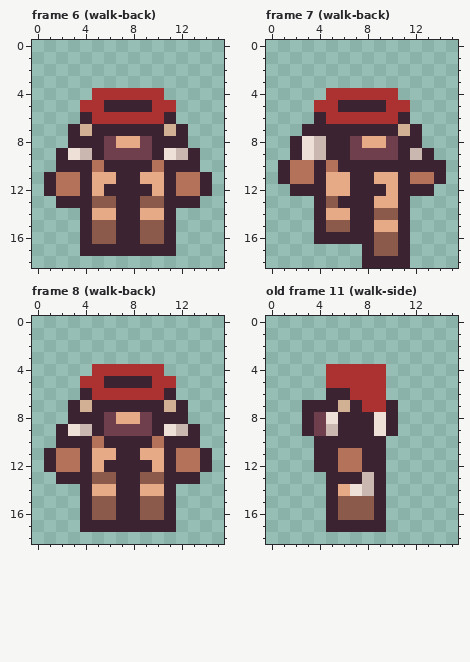
Pixel-art file: Assets/Sprites/Player/Body/player-masculine-frontv3.aseprite. Above, as it was before the edit.
16x19 pixels, 15 frames. Shown: frame 6 (walk-back), frame 7 (walk-back), frame 8 (walk-back), old frame 11 (walk-side). The commit also changed other frames, which this record leaves out.
Now the later version:
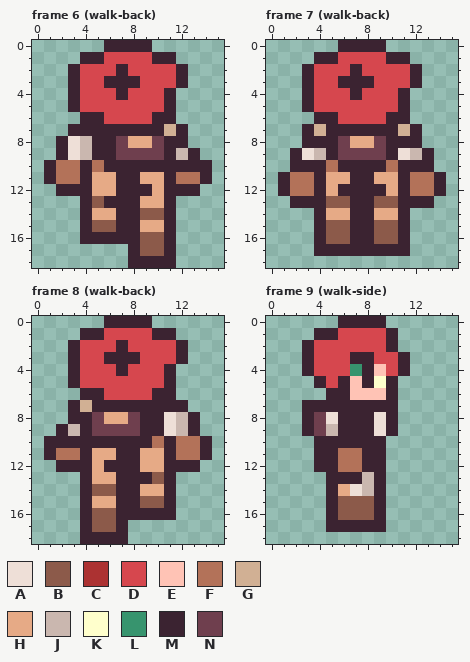
Palette (. is transparent): A #eedfd7  B #8c5a4a  C #ac3232  D #d6474e  E #ffc3b5  F #b37259  G #d1b094  H #e6aa86  J #cab7af  K #ffffcc  L #37946e  M #3b2331  N #6f3f4e
A new or re-ordered frame is compared with the old frame closest to it.
Author's note on the commit: player can change animations properly
From old to new:
layer "Layer 3" now shown
frames re-ordered
Changed rows in their new state; - is an unchanged pixel.
Frame 6 (walk-back), layers "Layer 3", "Layer 1":
first column x 1:
 0 -----MMMM-----
 1 ---MMDDDDMM---
 2 --MDDDMDDDDM--
 3 --MDDMMMDDDM--
 4 --MDDDMDDDM---
 5 --MDDDDDDDM---
 6 ----MDDDDM----
 7 ---M----------
 8 -MAJ-MN-HN----
 9 -----M---NM---
10 MFF------M---M
12 .MM--H-----MM.
13 -..--M--HH-..-
14 --------BB----
15 --------HH----
16 ----MM--------
17 ---....-BB----
18 -------MMMM---
Frame 7 (walk-back), layers "Layer 3", "Layer 1":
first column x 1:
 0 -----MMMM-----
 1 ---MMDDDDMM---
 2 --MDDDMDDDDM--
 3 --MDDMMMDDDM--
 4 --MDDDMDDDM---
 5 --MDDDDDDDM---
 6 ----MDDDDM----
 7 ---G----------
 8 -.MM-NH-NM----
 9 -----N---MA---
10 .MM------F---.
12 MFF--M-----FFM
13 -MM--B--BB-MM-
14 --------HH----
15 --------BB----
16 ----BB--------
17 ---MMMM-MM----
18 -------....---
Frame 8 (walk-back), layers "Layer 3", "Layer 1":
first column x 1:
 0 -----MMMM-----
 1 ---MMDDDDMM---
 2 --MDDDMDDDDM--
 3 --MDDMMMDDDM--
 4 --MDDDMDDDM---
 5 --MDDDDDDDM---
 6 ----MDDDDM----
 7 ----------M---
 8 ----NH-NM-AJM-
 9 --JMN---M-----
10 M---M------FFM
12 .MM-----H--MM.
13 -..-HH--M--..-
14 ----BB--------
15 ----HH--------
16 --------MM----
17 ----BB-....---
18 ---MMMM-------
Frame 9 (walk-side) against old frame 11 (walk-side), layer "Layer 3":
first column x 3:
 0 ---MMMM--
 1 -MMDDDDM-
 2 MDDDDDDM-
 3 MDDDMMDDM
 4 MDDDLMEDM
 5 -MDMEMKM-
 6 ----EEEM-
 7 ---M-MM--
